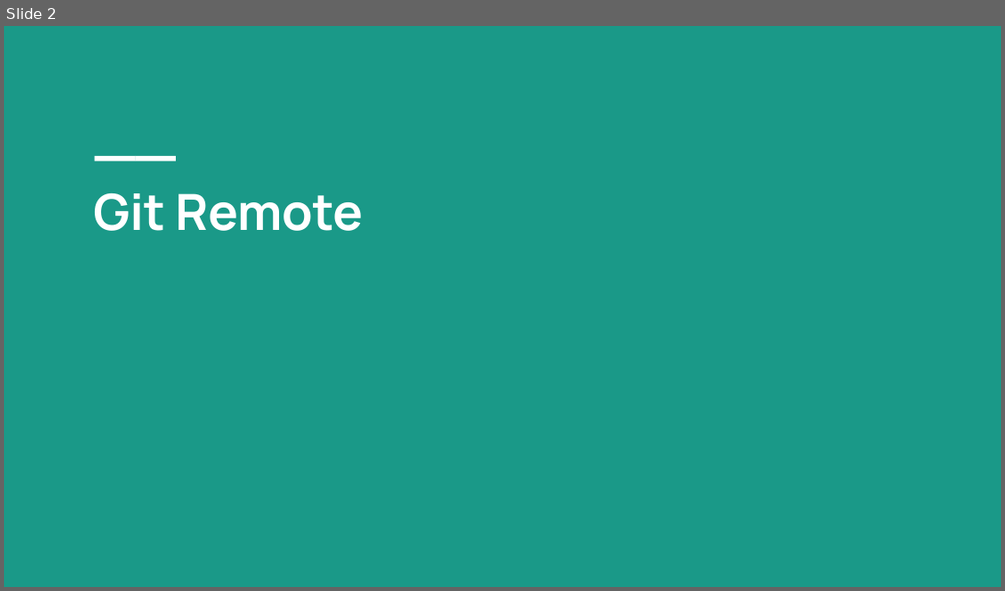
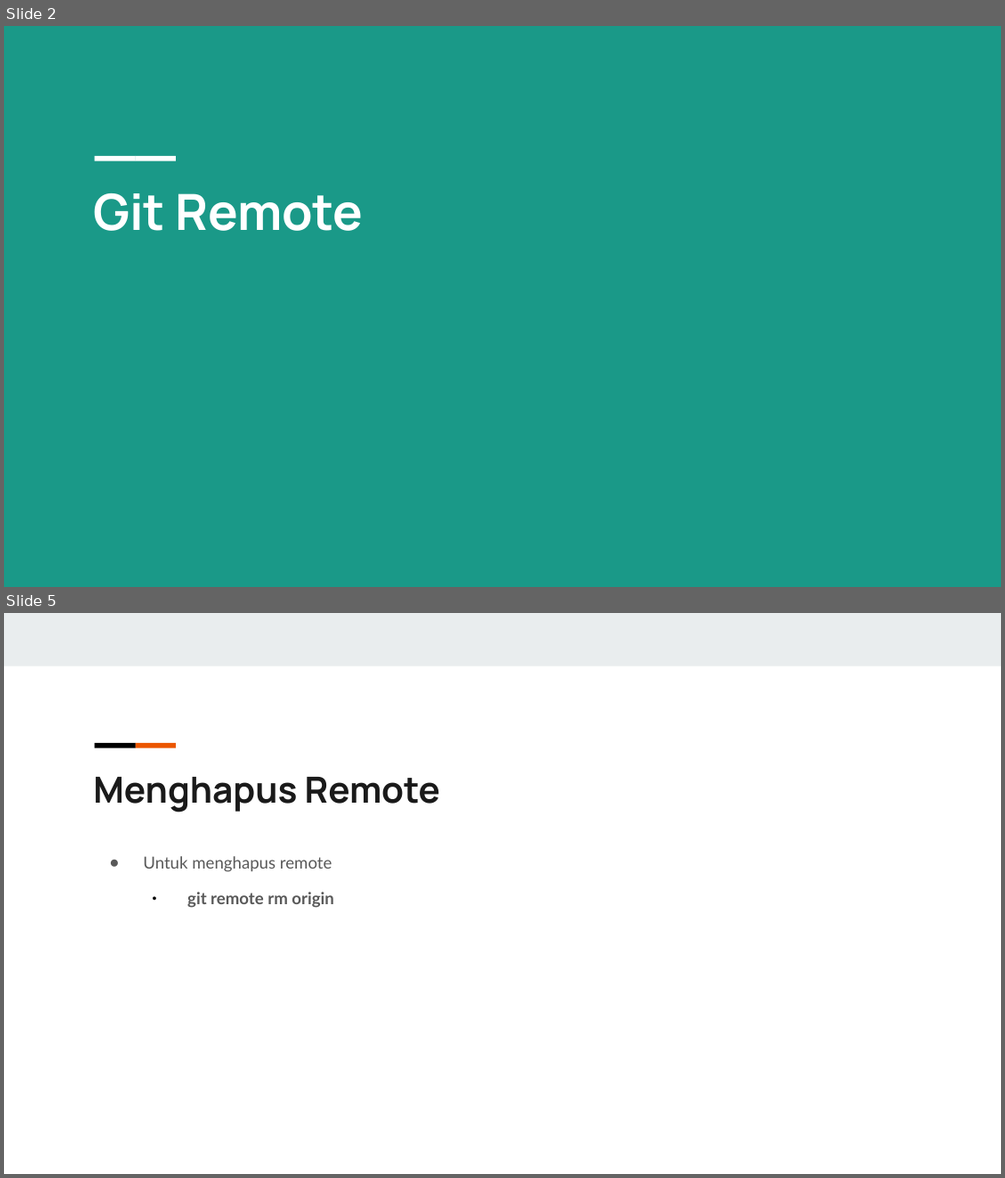
Before and after one commit to meakutamvan/repo-git, a slide deck: 1.1 Learn Git/Recap Git.pptx. Shown one above the other, each under a label of ours: slide 2 before the commit, slides 2 and 5 after it; the slides between them are not shown. The pictures are 1005x591 and 1005x1178 pixels, drawn with LibreOffice and Linux fonts; fonts in the diff are those of the drawing. Boxes give left, top, right and bottom in pixels: in the first picture for what was removed or moved away, otherwise in the second. Text is boxed around its words. In the diff, an @@ line names an element or a change of style, - is before the commit and + after.

Commit message:
complite learn git remote season1 at PZN

```diff
--- a/1.1 Learn Git/Recap Git.pptx
+++ b/1.1 Learn Git/Recap Git.pptx
@@ slide 5 added at <box>4,613,1001,1174</box>, background #FFFFFF @@
@@ rectangle added at <box>4,613,1001,666</box>, fill #E9EDEE @@
@@ rectangle added at <box>95,743,136,747</box>, fill #000000 @@
@@ rectangle added at <box>135,743,176,747</box>, fill #EB5600 @@
@@ text added at <box>93,777,440,812</box>, 26 pt, text #1A1A1A, bold @@
+Menghapus Remote
@@ text added at <box>143,856,333,908</box>, 12 pt, text #595959 @@
+● Untuk menghapus remote
+  • git remote rm origin
```
Also in this commit, not shown: 7 other slides added, 1 slide removed.
